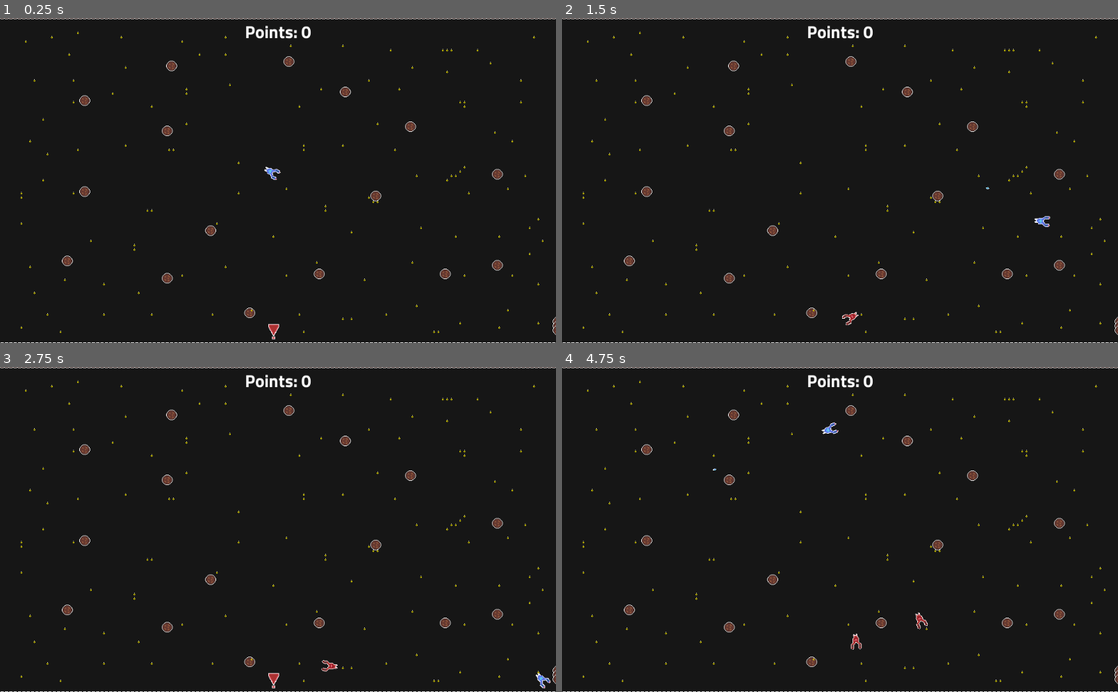
Above: before the commit, frames 1-4 (two rows, left to right).
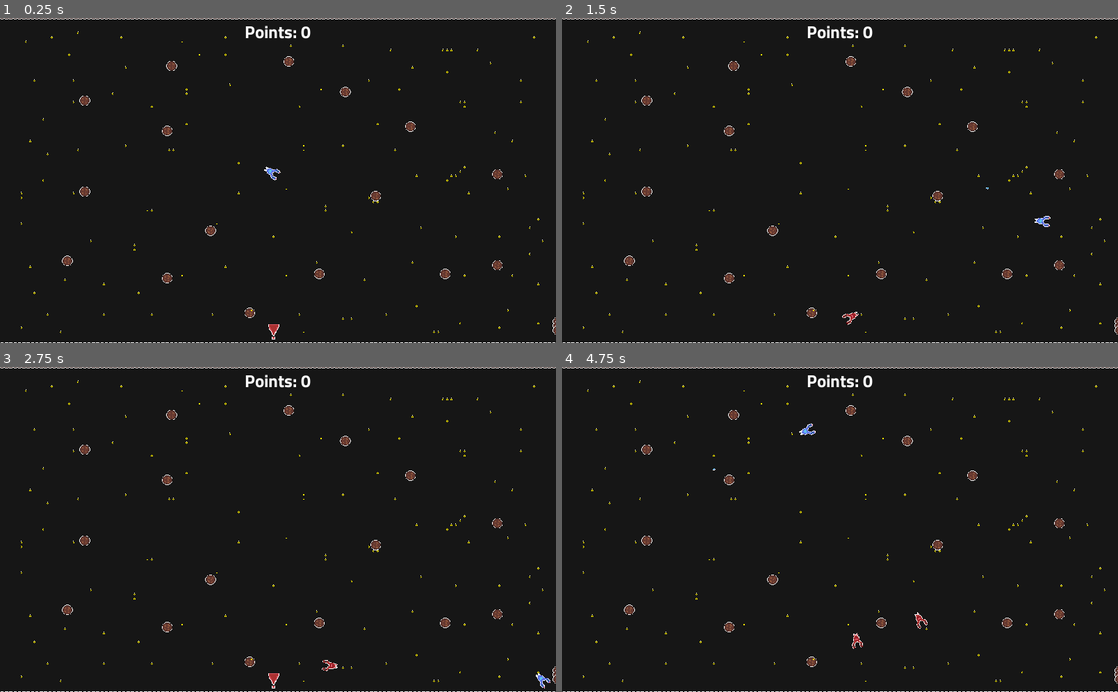
Above: after the commit, the same moments.

Repository: Shoter99/Godot_SpaceFighter
Game: Godot game, scene res://TestLevel.tscn
Same seed, same stepped clock (60 frames per second), same inputs: the game is played once before the commit and once after it.
Inputs (mouse positions are in pixels of both pictures, inside the frame that each line leads up to):
- Up to frame 1 (0.25 s): no input
- Up to frame 2 (1.5 s): tap Enter at 0.5 s; move the mouse to (962, 164) at 0.52 s; hold D (MoveRight) 0.53-1.28 s; tap Space (Shoot) at 0.6, 1.35 s; move the mouse to (728, 196) at 1.27 s; hold S (MoveDown) from 1.28 s (still down)
- Up to frame 3 (2.75 s): move the mouse to (333, 458) at 2.02 s; release S (MoveDown) at 2.03 s; hold D (MoveRight) from 2.03 s (still down); tap Space (Shoot) at 2.1 s
- Up to frame 4 (4.75 s): move the mouse to (812, 594) at 2.77 s; release D (MoveRight) at 2.78 s; hold W (MoveUp) 2.78-3.53 s; tap Space (Shoot) at 2.85, 3.6, 4.35 s; move the mouse to (1006, 578) at 3.52 s; hold A (MoveLeft) from 3.53 s (still down); move the mouse to (673, 480) at 4.27 s

The runs differ from the first frame. In frame 1, 1.3% of the frame differs, in the area x 0-100%, y 0-100%; in frame 2, 1.3%; in frame 3, 1.4%; in frame 4, 1.5%.

Commit message:
Fixed bugs, exported to exe

Diff:
--- a/Spawner.gd
+++ b/Spawner.gd
@@ -17,7 +17,8 @@
 			warning_instance.position = curr_pos
 			$"/root/Node2D".add_child(warning_instance)
 			can_spawn = false
-			spawn_timer -= .05
+			if spawn_timer > 1.3:
+				spawn_timer -= .06
 			yield(get_tree().create_timer(spawn_timer/3), "timeout")
 			var enemy_instance = enemy.instance()
 
--- a/project.godot
+++ b/project.godot
@@ -28,6 +28,13 @@
 
 Globals="*res://Actors/Globals.tscn"
 Variables="*res://Gloabals.gd"
+
+[display]
+
+window/size/fullscreen=true
+window/size/always_on_top=true
+window/stretch/mode="2d"
+window/stretch/aspect="keep"
 
 [importer_defaults]
 
@@ -82,6 +89,10 @@
  ]
 }
 
+[input_devices]
+
+pointing/emulate_touch_from_mouse=true
+
 [layer_names]
 
 2d_physics/layer_1="player"
Not shown, added: export_presets.cfg
Not shown, added: SpaceFighter.exe
Not shown, added: SpaceFighter.pck
